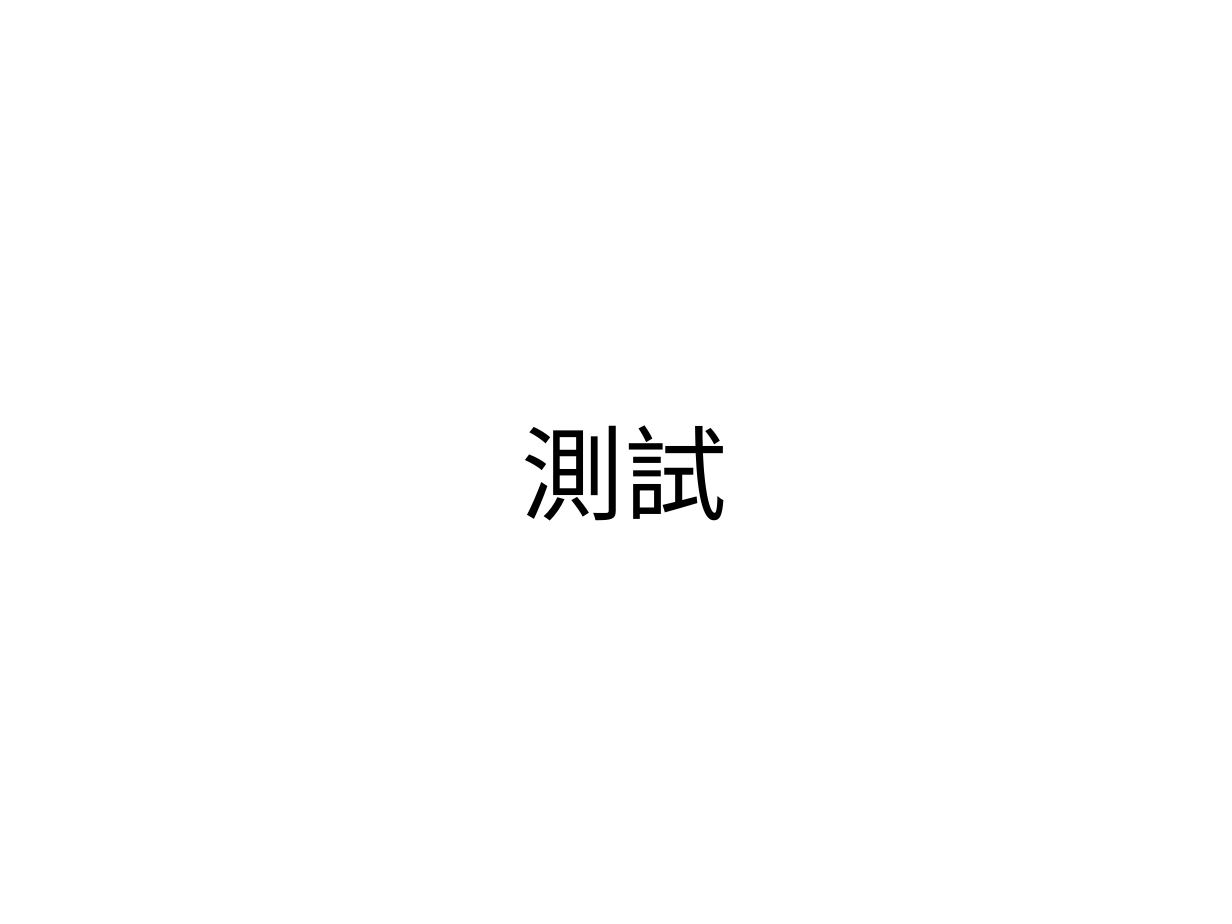
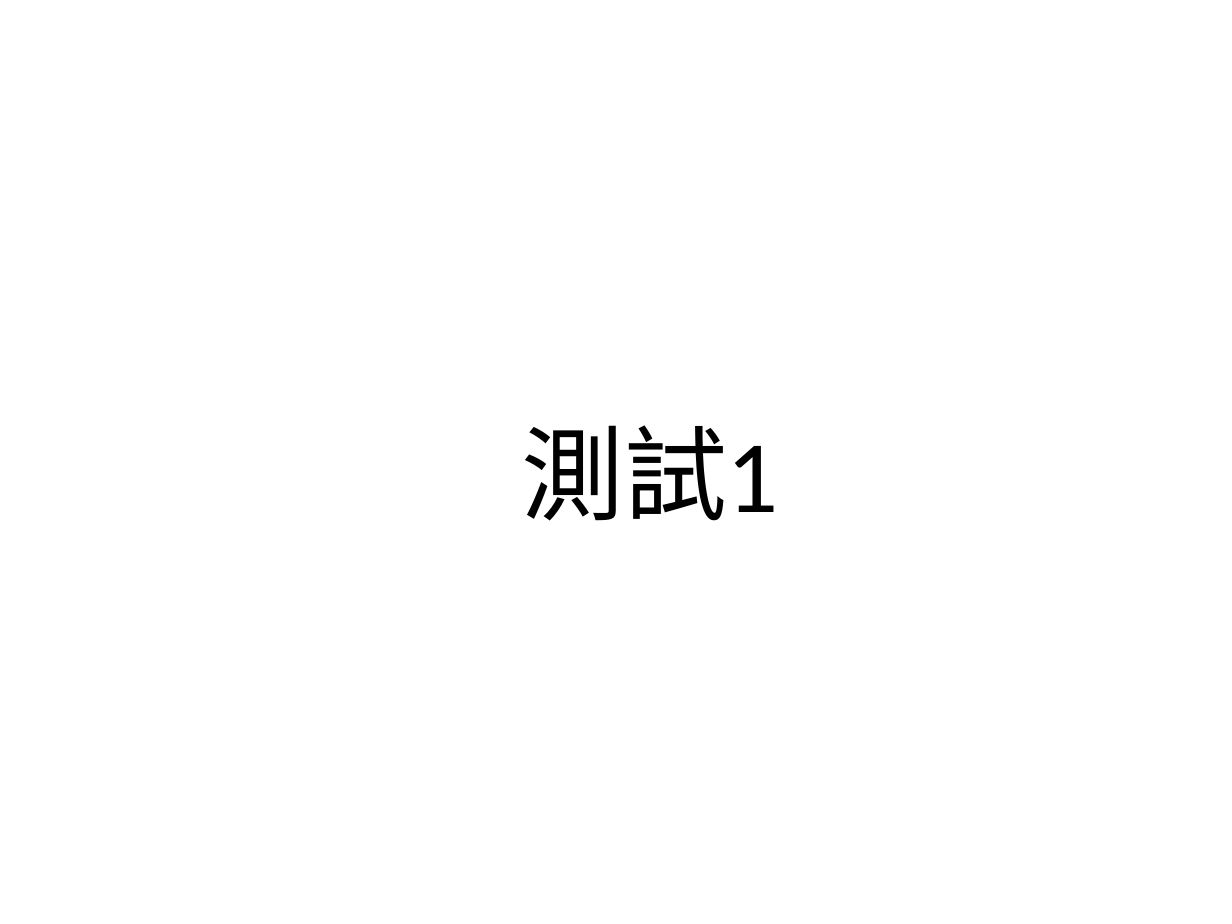
Before and after one commit to kevinchangwc/Mydemo, a slide deck: slide 1 of 簡報測試.pptx. Drawn at 1232x924 pixels with LibreOffice and Linux fonts; fonts in the diff are those of the drawing. Boxes give left, top, right and bottom in pixels: in the first picture for what was removed or moved away, otherwise in the second. Text is boxed around its words. In the diff, an @@ line names an element or a change of style, - is before the commit and + after.

Commit message:
PTT測試

```diff
--- a/簡報測試.pptx
+++ b/簡報測試.pptx
@@ text at [521,425,778,521]: text changed @@
-測試
+測試1
```
